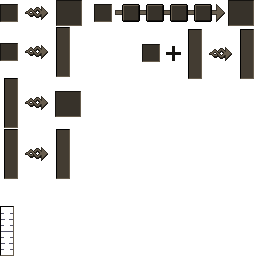
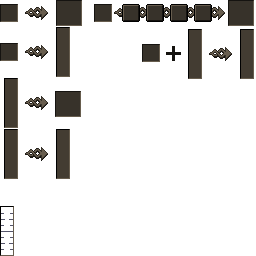
Revision of a layered w=256, h=256 image; what changed, layer by layer:
painted on "elements" over [115, 4, 219, 22]
added layer "big-arrow" above "stoneborn" over [114, 6, 219, 20]
